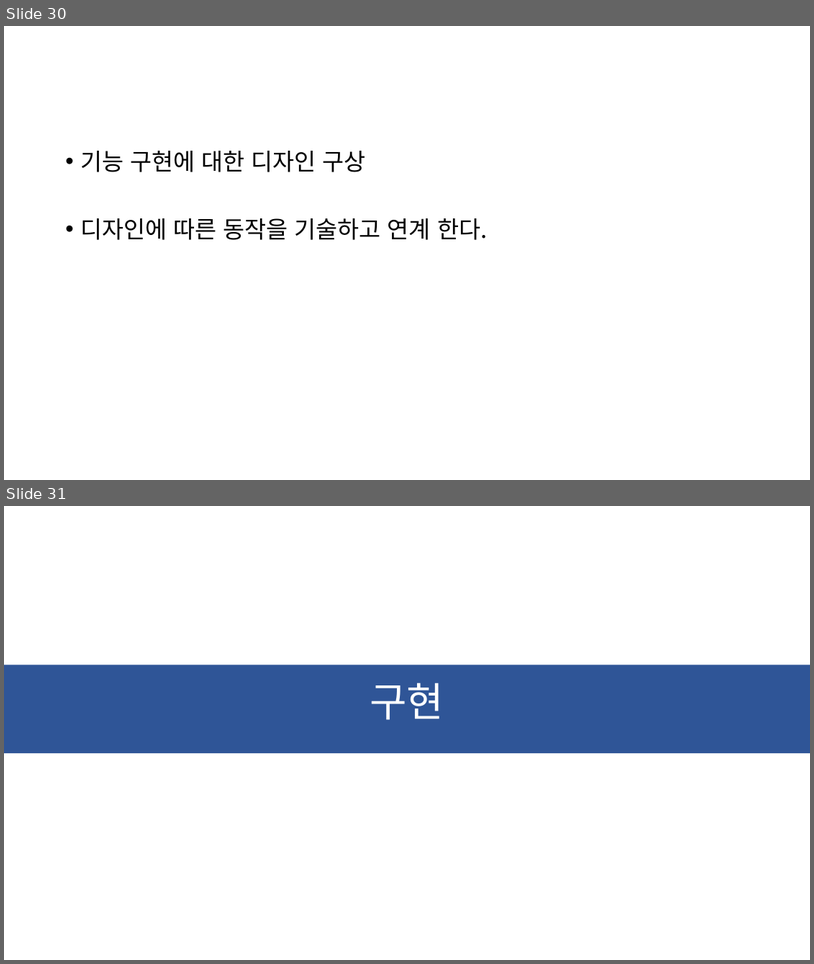
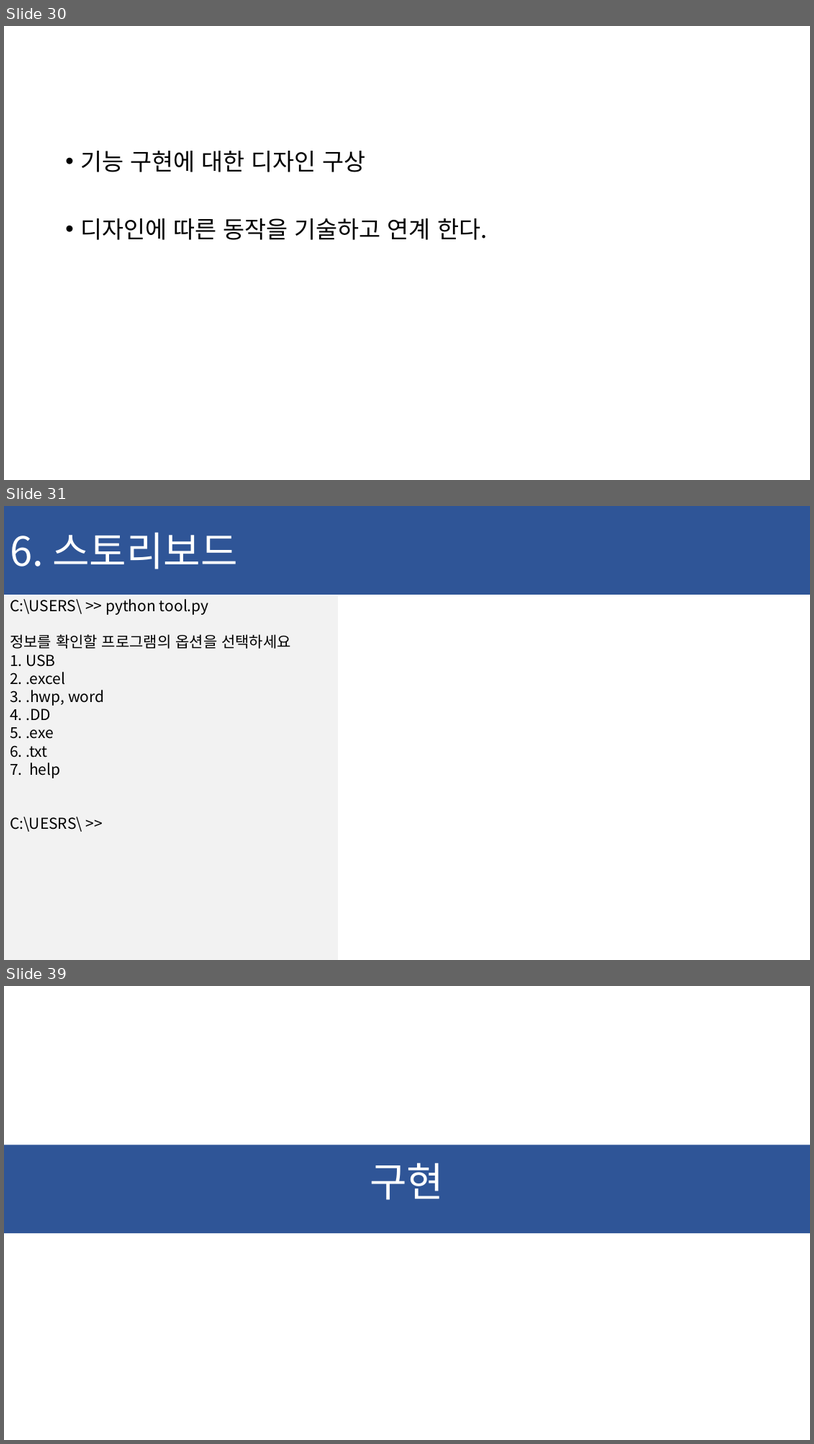
Before and after one commit to ChaeSung-Lee/DJ_InternShip, a slide deck: 2021_Summer/jp.hong/Project_BnD_jph.pptx. Shown one above the other, each under a label of ours: slides 30 and 31 before the commit, slides 30, 31 and 39 after it; the slides between them are not shown. The pictures are 814x964 and 814x1444 pixels, drawn with LibreOffice and Linux fonts; fonts in the diff are those of the drawing. Boxes give left, top, right and bottom in pixels: in the first picture for what was removed or moved away, otherwise in the second. Text is boxed around its words. In the diff, an @@ line names an element or a change of style, - is before the commit and + after.

```diff
--- a/2021_Summer/jp.hong/Project_BnD_jph.pptx
+++ b/2021_Summer/jp.hong/Project_BnD_jph.pptx
@@ slide 31 added at <box>4,506,810,960</box>, background #FFFFFF @@
@@ rectangle added at <box>4,506,810,595</box>, fill #2F5597, 48 pt, text #FFFFFF @@
+6. 스토리보드
@@ rectangle added at <box>4,596,338,960</box>, fill #F2F2F2, 18 pt, text #000000 @@
+C:\USERS\ >> python tool.py
+정보를 확인할 프로그램의 옵션을 선택하세요
+1. USB
+2. .excel
+3. .hwp, word
+4. .DD
+5. .exe
+6. .txt
+7. help
+C:\UESRS\ >>
@@ what was slide 31 is now slide 39 @@
```
Also in this commit, not shown: 1 slide changed, 7 other slides added.
